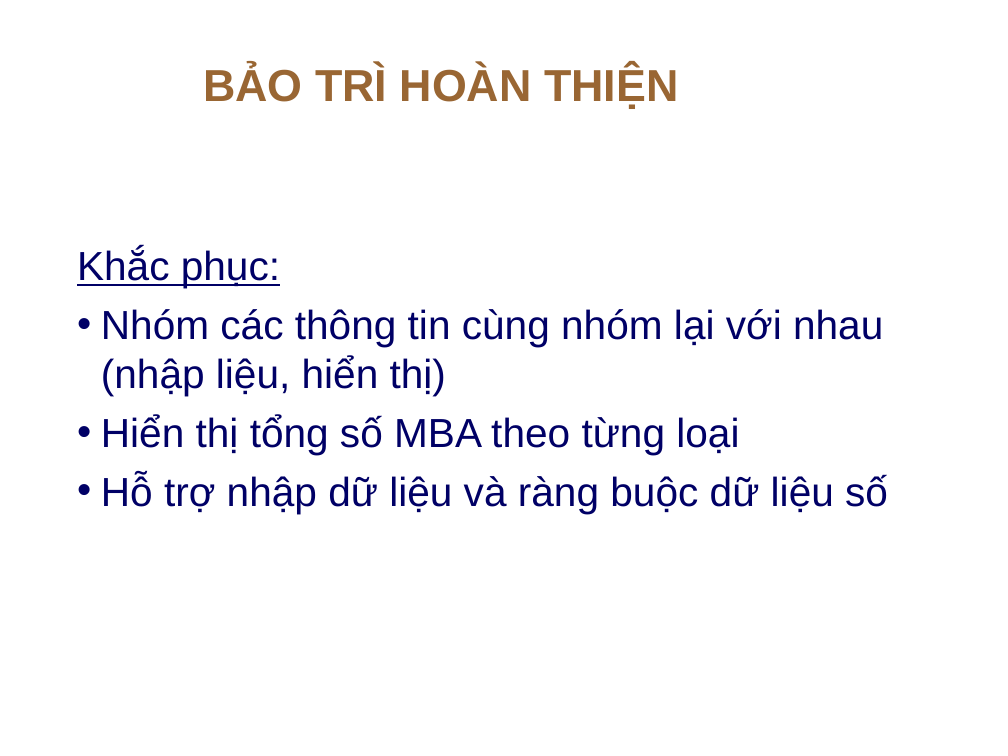
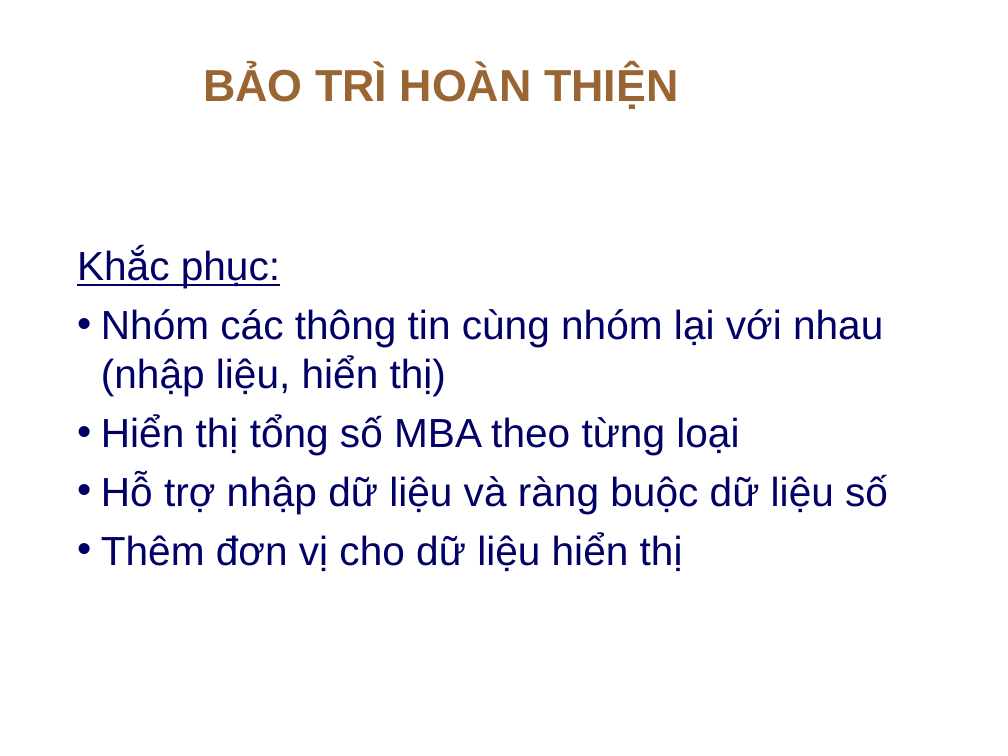
Before and after one commit to thanhphi0127/manager-configuration, a slide deck: slide 22 of doc/baitapso2/BAOTRI_BAITAP2.ppt. Drawn at 1008x756 pixels with LibreOffice and Linux fonts; fonts in the diff are those of the drawing; background and template pictures are left out. Boxes give left, top, right and bottom in pixels: in the first picture for what was removed or moved away, otherwise in the second. Text is boxed around its words. In the diff, an @@ line names an element or a change of style, - is before the commit and + after.

```diff
--- a/doc/baitapso2/BAOTRI_BAITAP2.ppt
+++ b/doc/baitapso2/BAOTRI_BAITAP2.ppt
@@ text at box(101, 532, 683, 571): paragraph added @@
+• Thêm đơn vị cho dữ liệu hiển thị
```
Also in this commit, not shown: 1 slide added.
